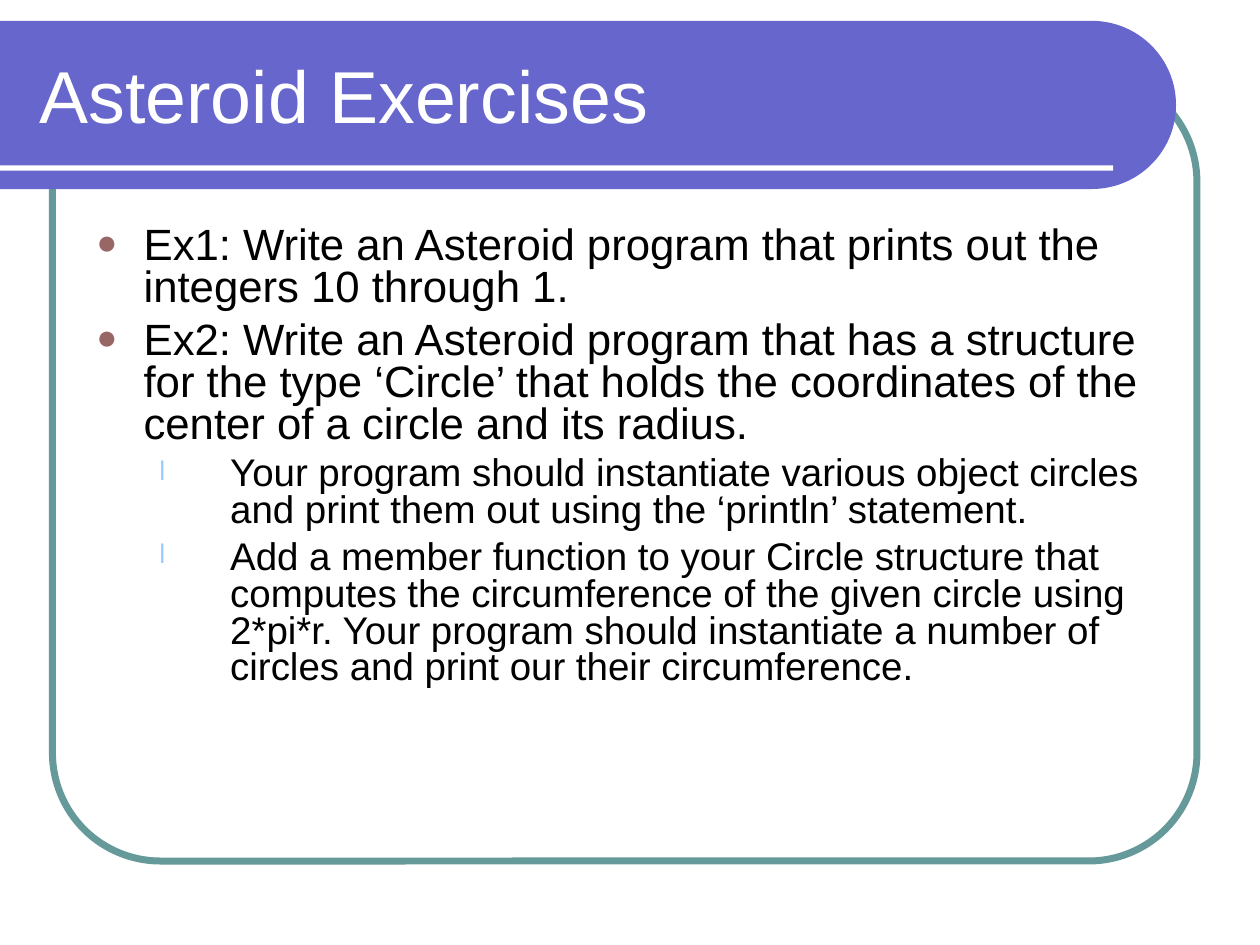
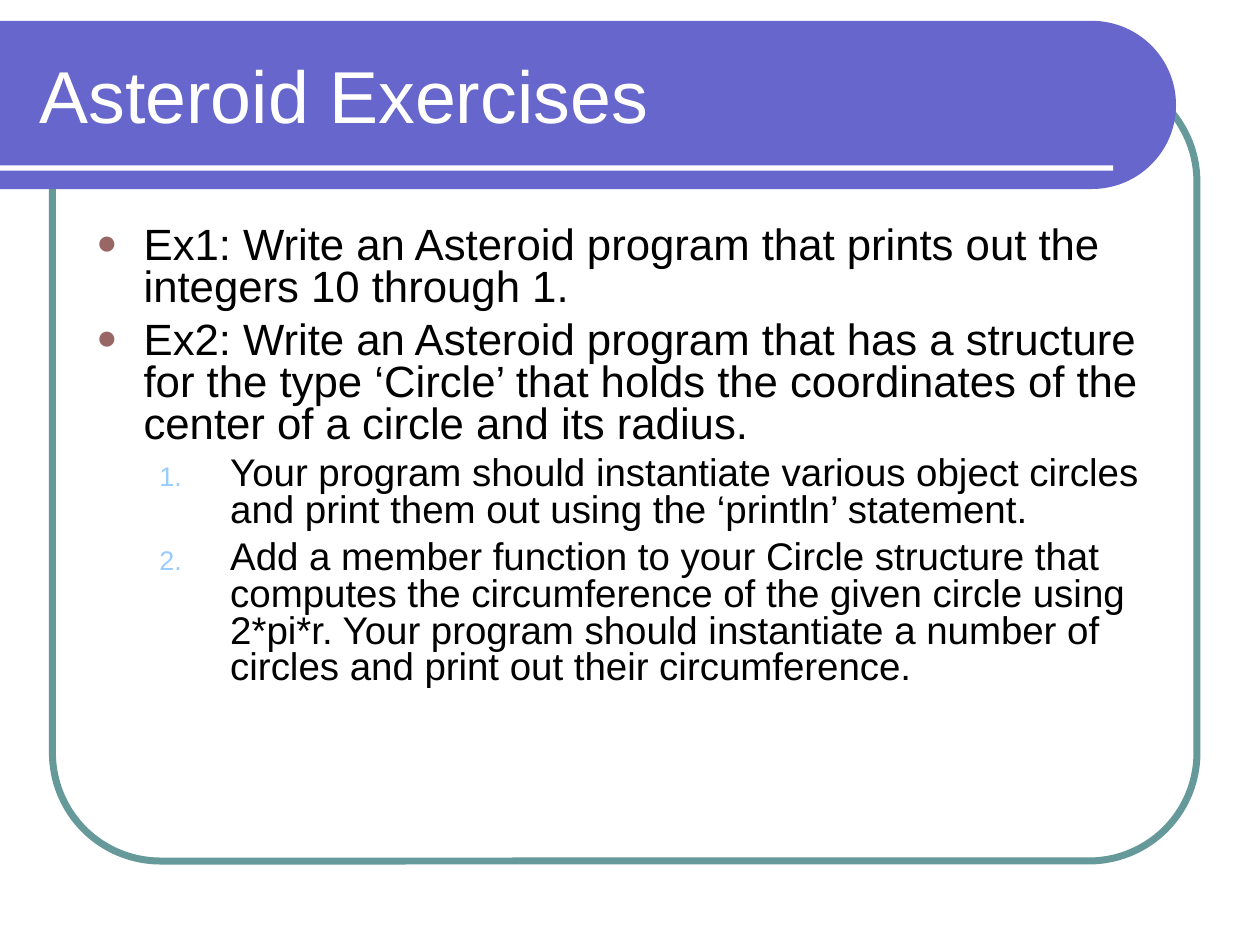
Before and after one commit to lutzhamel/CSC301, a slide deck: slide 8 of notes/csc301-ln002.ppt. Drawn at 1260x945 pixels with LibreOffice and Linux fonts; fonts in the diff are those of the drawing. Boxes give left, top, right and bottom in pixels: in the first picture for what was removed or moved away, otherwise in the second. Text is boxed around its words. In the diff, an @@ line names an element or a change of style, - is before the commit and + after.

```diff
--- a/notes/csc301-ln002.ppt
+++ b/notes/csc301-ln002.ppt
@@ text at (x1=230, y1=542, x2=1125, y2=688): text changed @@
-  l Add a member function to your Circle structure that computes the circumference of the given circle using 2*pi*r. Your program should instantiate a number of circles and print our their circumference.
+  2. Add a member function to your Circle structure that computes the circumference of the given circle using 2*pi*r. Your program should instantiate a number of circles and print out their circumference.
```
Also in this commit, not shown: 1 other file.
